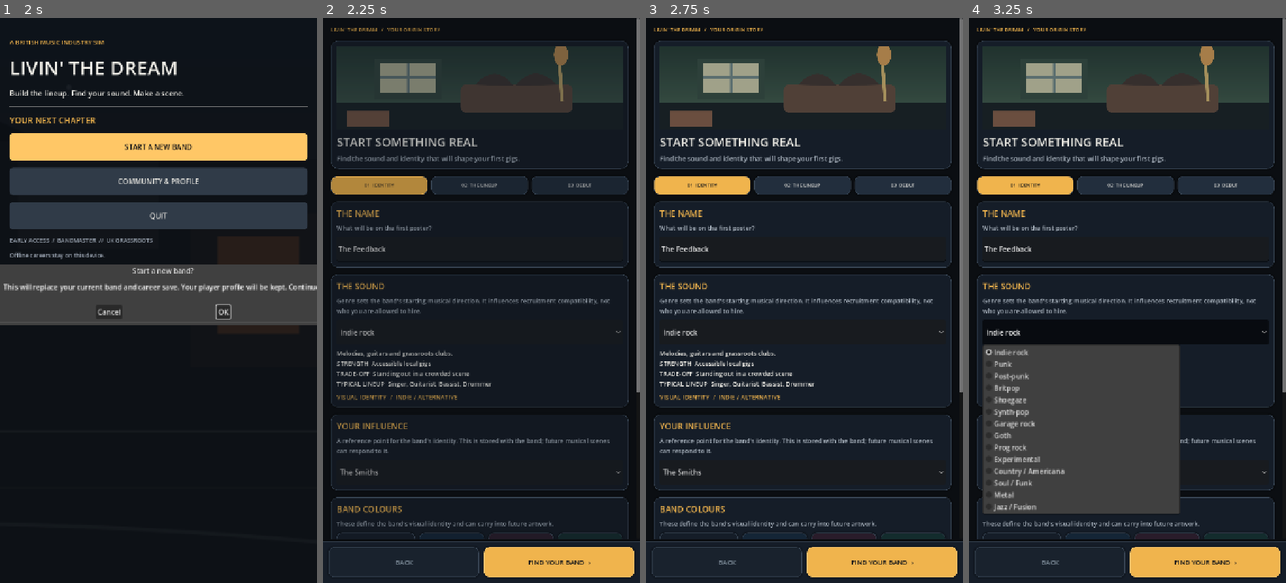
Above: before the commit, frames 1-4 (left to right).
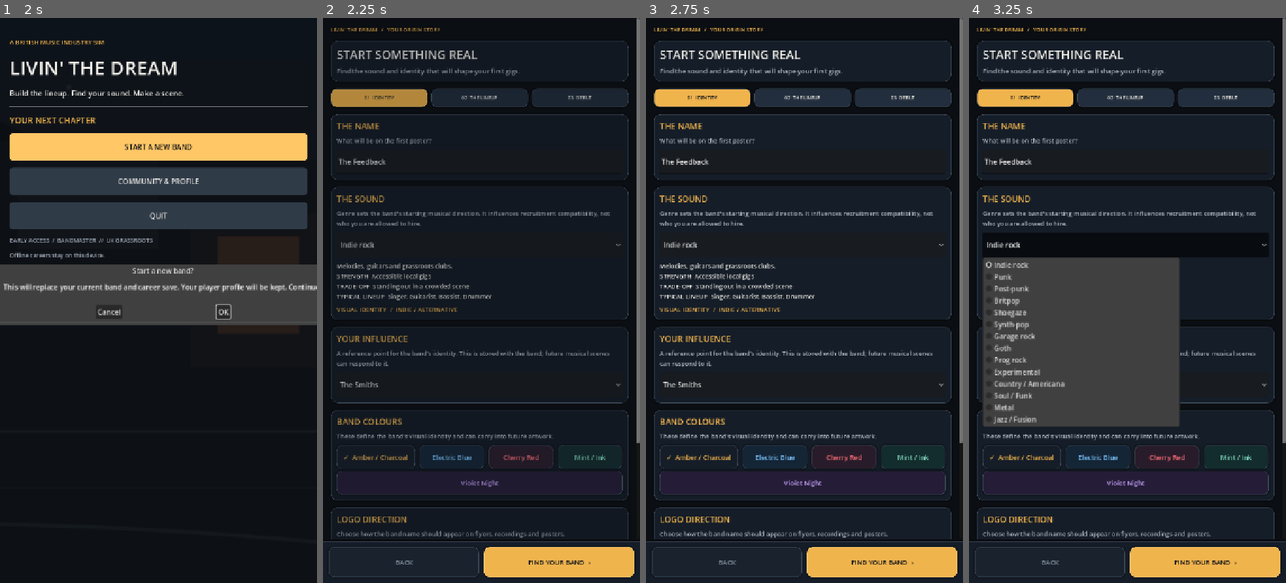
Above: after the commit, the same moments.

Repository: alimuir654-rgb/BandMaster
Game: Godot game, scene res://main_menu.tscn
Same seed, same stepped clock (60 frames per second), same inputs: the game is played once before the commit and once after it.
Inputs:
- Up to frame 1 (2 s): click "START A NEW BAND" at 0.5 s; click "START A NEW BAND" at 1.25 s
- Up to frame 2 (2.25 s): click "OK" at 2 s
- Up to frame 3 (2.75 s): no input
- Up to frame 4 (3.25 s): click "Indie rock" at 2.75 s

Frame 1 is identical in both runs. In frame 2, 18% of the frame differs, in the area x 2-100%, y 5-93%; in frame 3, 22%; in frame 4, 35%.

Commit message:
Retire SVG intro banners and support genre-specific formation artwork

Diff:
--- a/Scripts/band_builder.gd
+++ b/Scripts/band_builder.gd
@@ -97,17 +97,17 @@
  var stack := VBoxContainer.new()
  stack.add_theme_constant_override("separation",8)
  box.add_child(stack)
- var art := TextureRect.new()
- art.custom_minimum_size.y = 190
- art.expand_mode = TextureRect.EXPAND_IGNORE_SIZE
- art.stretch_mode = TextureRect.STRETCH_KEEP_ASPECT_COVERED
- art.mouse_filter = Control.MOUSE_FILTER_IGNORE
- var source: String = ["res://Art/uk_band_banner.svg","res://Art/uk_actions_banner.svg","res://Art/uk_gigs_banner.svg"][step]
- if not ResourceLoader.exists(source):
-  source = "res://Art/launch_uk_venue.webp"
- if ResourceLoader.exists(source):
-  art.texture = load(source)
- stack.add_child(art)
+ var artwork_path := "res://Art/Backgrounds/%s/formation.webp" % Genres.normalize(genre)
+ if not ResourceLoader.exists(artwork_path):
+  artwork_path = "res://Art/Backgrounds/shared/formation.webp"
+ if ResourceLoader.exists(artwork_path):
+  var art := TextureRect.new()
+  art.custom_minimum_size.y = 150
+  art.expand_mode = TextureRect.EXPAND_IGNORE_SIZE
+  art.stretch_mode = TextureRect.STRETCH_KEEP_ASPECT_COVERED
+  art.mouse_filter = Control.MOUSE_FILTER_IGNORE
+  art.texture = load(artwork_path)
+  stack.add_child(art)
  _label(stack,["START SOMETHING REAL","FIND YOUR PEOPLE","THIS IS YOUR BAND"][step],27,UI.WHITE)
  _label(stack,["Find the sound and identity that will shape your first gigs.","Every new musician brings talent, personality and another share of the earnings.","A band name, a sound, and a room full of people. The rest is up to you."][step],15,UI.MUTED)
 
